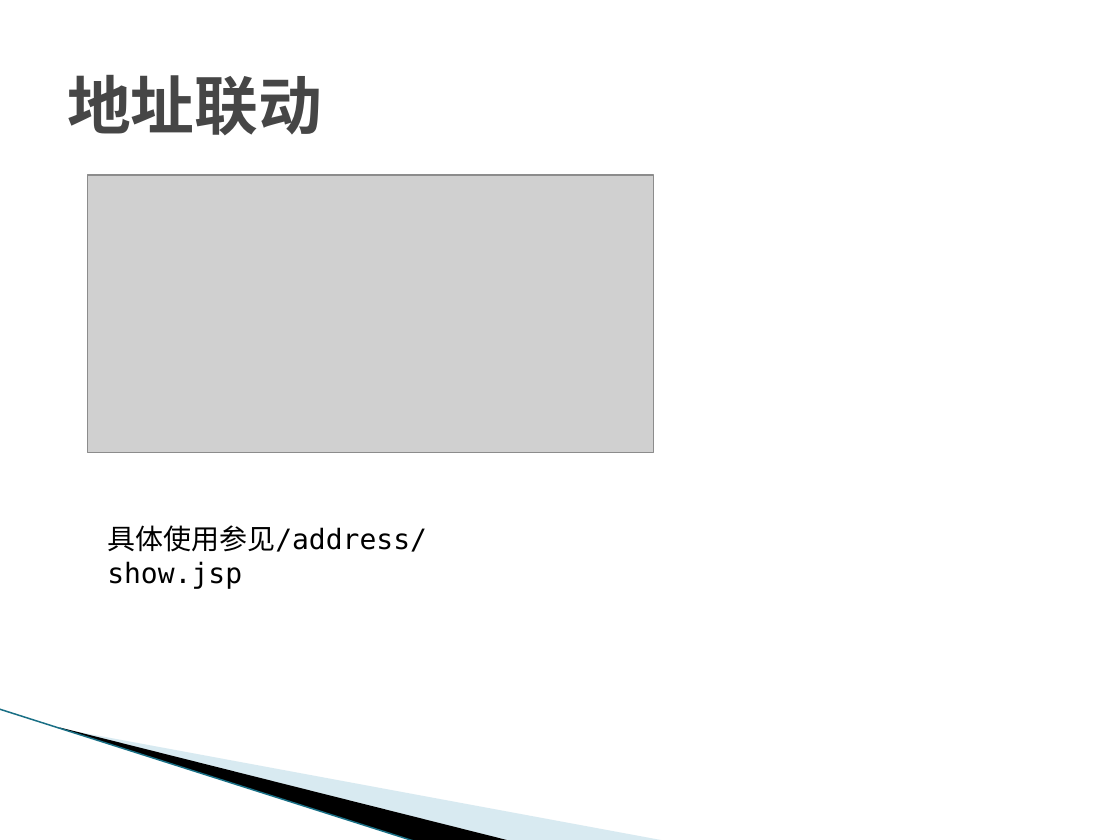
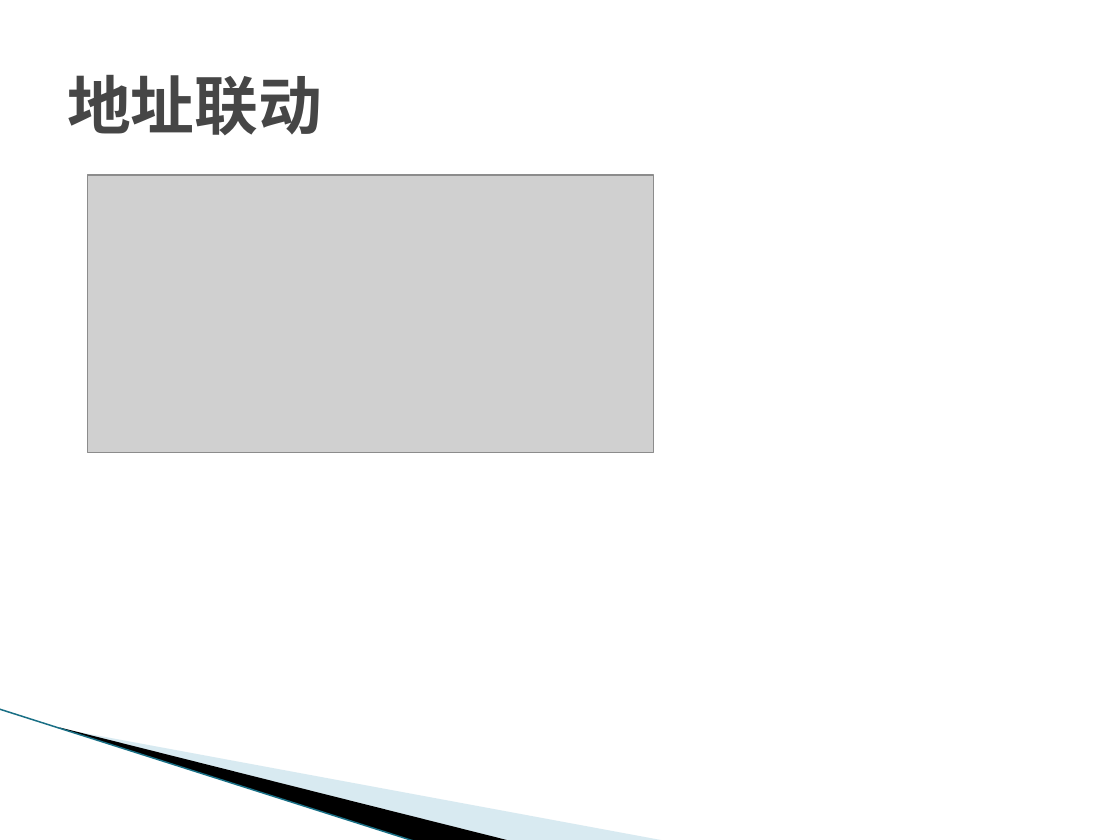
Before and after one commit to nikorliu/simbaRoot, a slide deck: slide 73 of doc/框架使用说明.pptx (slide 74 before the commit). Drawn at 1120x840 pixels with LibreOffice and Linux fonts; fonts in the diff are those of the drawing; grey boxes stand for pictures; background and template pictures are left out. Boxes give left, top, right and bottom in pixels: in the first picture for what was removed or moved away, otherwise in the second. Text is boxed around its words. In the diff, an @@ line names an element or a change of style, - is before the commit and + after.

Commit message:
框架使用说明ppt更新

```diff
--- a/doc/框架使用说明.pptx
+++ b/doc/框架使用说明.pptx
@@ text removed at (107, 525, 427, 589) @@
-具体使用参见/address/show.jsp
```
Also in this commit, not shown: 17 other slides changed, 15 slides added, 8 slides removed, 1 other file.
